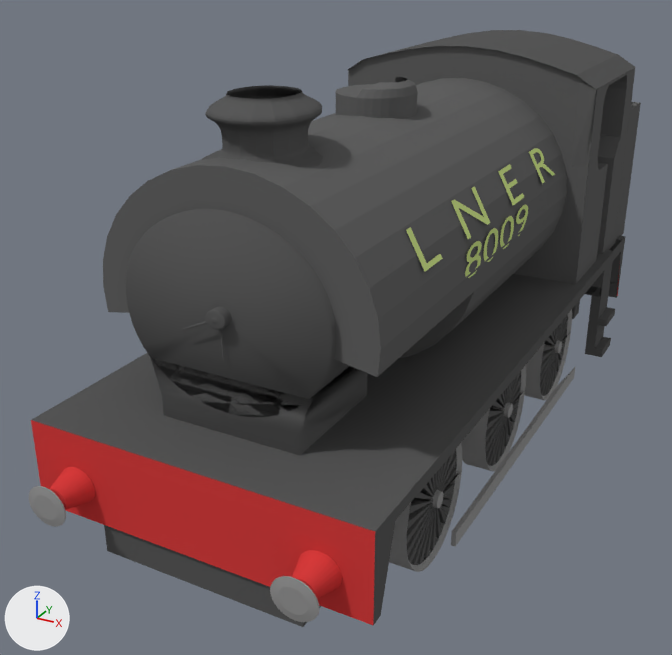
The Blender file lner-j94.blend as it was, and as the next commit left it.
Camera for both pictures: a 50 mm camera at (2.58, -6.84, 3.6) aimed at (-0.2, -1.79, 1.08). The lights are fixed; the arrows at lower left show +X, +Y and +Z.
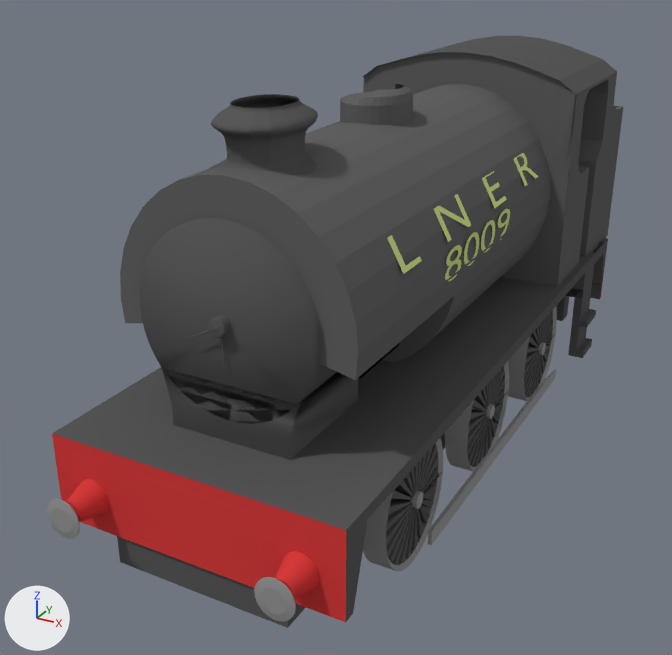
The change, as JSON lines over the scene's bpy script:
```json
{"op": "set", "path": "ob_text.location", "old": "(0.909, -2.375, 1.799)", "new": "(0.794, -2.375, 1.756)"}
{"op": "set", "path": "ob_cylinder_002.location", "old": "(0.062, -1.56, 1.815)", "new": "(0.066, -1.56, 1.773)"}
{"op": "set", "path": "ob_cylinder_002.scale", "old": "(0.821, 0.745, 0.623)", "new": "(0.706, 0.745, 0.623)"}
{"op": "set", "path": "ob_cylinder_005.location", "old": "(-0.683, -2.667, 0.61)", "new": "(-0.575, -2.667, 0.568)"}
{"op": "set", "path": "ob_cylinder_005.scale", "old": "(-0.828, -0.885, -1.94)", "new": "(-0.828, -0.885, -1.67)"}
{"op": "set", "path": "ob_cylinder_001.location", "old": "(-0.683, -1.48, 0.61)", "new": "(-0.575, -1.48, 0.568)"}
{"op": "set", "path": "ob_cylinder_001.scale", "old": "(-0.828, -0.885, -1.94)", "new": "(-0.828, -0.885, -1.67)"}
{"op": "set", "path": "ob_cube_002.location", "old": "(0.853, 0.598, 1.629)", "new": "(0.746, 0.598, 1.587)"}
{"op": "set", "path": "ob_cube_002.scale", "old": "(1.61, 0.922, 0.926)", "new": "(1.38, 0.922, 0.926)"}
{"op": "set", "path": "ob_cylinder_003.location", "old": "(-0.683, -0.341, 0.61)", "new": "(-0.575, -0.341, 0.568)"}
{"op": "set", "path": "ob_cylinder_003.scale", "old": "(-0.828, -0.885, -1.94)", "new": "(-0.828, -0.885, -1.67)"}
{"op": "set", "path": "ob_cylinder_004.location", "old": "(-0.653, -3.891, 0.843)", "new": "(-0.55, -3.891, 0.801)"}
{"op": "set", "path": "ob_cylinder_004.scale", "old": "(1.39, 1.27, 0.963)", "new": "(1.19, 1.27, 0.963)"}
{"op": "set", "path": "ob_cube_010.location", "old": "(0.066, 2.51, 1.21)", "new": "(0.069, 2.51, 1.168)"}
{"op": "set", "path": "ob_cube_010.scale", "old": "(0.848, 1.12, 1.5)", "new": "(0.848, 1.12, 1.29)"}
{"op": "set", "path": "ob_cylinder_013.location", "old": "(0.071, -2.799, 1.804)", "new": "(0.073, -2.799, 1.762)"}
{"op": "set", "path": "ob_cylinder_013.scale", "old": "(1.47, 1.35, 0.964)", "new": "(1.27, 1.35, 0.964)"}
{"op": "set", "path": "ob_cube_013.location", "old": "(1.265, -2.746, 0.452)", "new": "(1.1, -2.746, 0.409)"}
{"op": "set", "path": "ob_cube_013.scale", "old": "(1.03, 1.27, 1.39)", "new": "(1.03, 1.27, 1.19)"}
{"op": "set", "path": "ob_cylinder_011.location", "old": "(0.827, -3.891, 0.843)", "new": "(0.723, -3.891, 0.801)"}
{"op": "set", "path": "ob_cylinder_011.scale", "old": "(1.39, 1.27, 0.963)", "new": "(1.19, 1.27, 0.963)"}
{"op": "set", "path": "ob_cube_014.location", "old": "(0.079, -0.14, 0.788)", "new": "(0.08, -0.14, 0.745)"}
{"op": "set", "path": "ob_cube_014.scale", "old": "(1.39, 1.39, 1.03)", "new": "(1.19, 1.39, 1.03)"}
{"op": "set", "path": "ob_tube_001.location", "old": "(0.098, -0.048, 2.269)", "new": "(0.096, -0.048, 2.227)"}
{"op": "set", "path": "ob_tube_001.scale", "old": "(1.03, 0.951, 1.79)", "new": "(1.03, 0.951, 1.54)"}
{"op": "set", "path": "ob_cube_016.location", "old": "(0.081, 1.33, 1.897)", "new": "(0.081, 1.33, 1.855)"}
{"op": "set", "path": "ob_cube_016.scale", "old": "(0.963, 1.27, 2.4)", "new": "(0.963, 1.27, 2.06)"}
{"op": "set", "path": "ob_cube_018.location", "old": "(0.068, -2.798, 3.879)", "new": "(0.07, -2.798, 3.837)"}
{"op": "set", "path": "ob_cube_018.scale", "old": "(1.82, 2.29, 1.65)", "new": "(1.82, 2.29, 1.42)"}
{"op": "set", "path": "ob_cylinder_006.location", "old": "(0.063, -3.43, 1.821)", "new": "(0.066, -3.43, 1.779)"}
```

Pixel boxes [x1, y1, x2, y2] of what changed, in the pictures (672 x 655 px):
```json
{"object": "Cube.016", "change": "moved, rescaled", "before": [31, 250, 615, 625], "after": [52, 252, 596, 622], "on screen": "7% narrower"}
{"object": "Cylinder.002", "change": "moved, rescaled", "before": [103, 78, 573, 377], "after": [120, 84, 550, 380], "on screen": "8% narrower"}
{"object": "Cylinder.013", "change": "moved, rescaled", "before": [126, 209, 369, 456], "after": [140, 218, 400, 460]}
{"object": "Tube.001", "change": "moved, rescaled", "before": [336, 30, 635, 284], "after": [340, 36, 617, 287], "on screen": "7% narrower"}
{"object": "Cube.002", "change": "moved, rescaled", "before": [576, 68, 641, 283], "after": [557, 72, 623, 286]}
{"object": "Cube.018", "change": "moved, rescaled", "before": [201, 85, 323, 167], "after": [209, 94, 318, 175], "on screen": "11% narrower"}
{"object": "Cylinder.005", "change": "moved, rescaled", "before": [389, 443, 462, 572], "after": [363, 439, 443, 571]}
{"object": "Cube.014", "change": "moved, rescaled", "before": [104, 300, 580, 627], "after": [117, 296, 569, 628]}
{"object": "Cylinder.001", "change": "moved, rescaled", "before": [461, 365, 526, 471], "after": [445, 361, 509, 471]}
{"object": "Cylinder.011", "change": "moved, rescaled", "before": [270, 550, 342, 622], "after": [254, 551, 319, 622], "on screen": "10% narrower"}
{"object": "Cube.013", "change": "moved, rescaled", "before": [451, 367, 575, 547], "after": [428, 368, 556, 545]}
{"object": "Cylinder.003", "change": "moved, rescaled", "before": [525, 310, 572, 400], "after": [508, 307, 557, 401]}
{"object": "Cylinder.004", "change": "moved, rescaled", "before": [29, 467, 95, 527], "after": [47, 479, 109, 539]}
{"object": "Text", "change": "moved", "before": [465, 204, 528, 278], "after": [445, 209, 510, 281]}
{"object": "Cube.010", "change": "moved, rescaled", "before": [608, 235, 625, 298], "after": [590, 238, 608, 299]}
{"object": "Cylinder.006", "change": "moved", "before": [181, 306, 232, 361], "after": [187, 315, 231, 366]}
```
